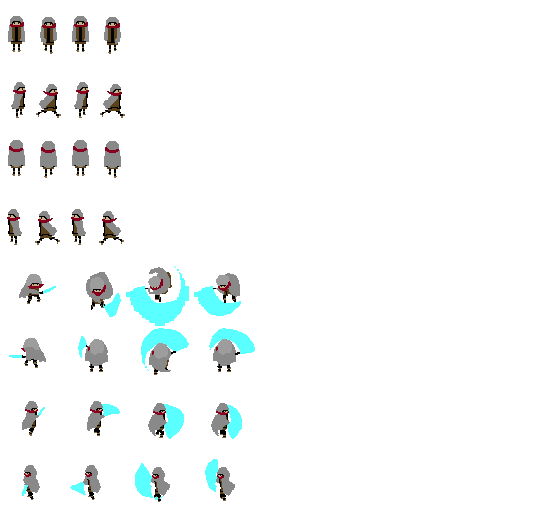
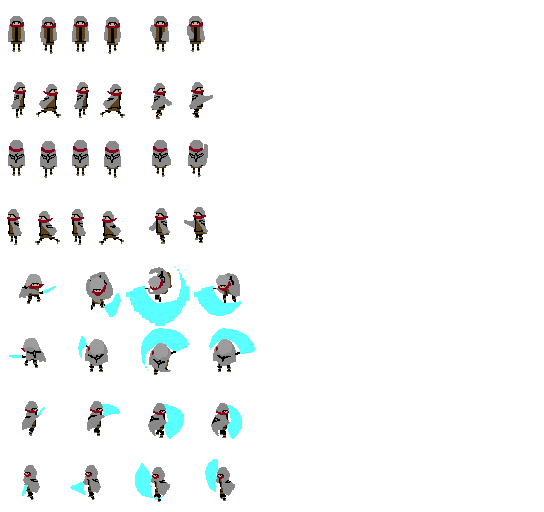
Layers edited between the first and the second 544px x 512px image:
renamed "Sword Left" to "Layer 4", painted on it over [9, 16, 234, 483]
removed layer "Sword Right" over [25, 415, 220, 424]
removed layer "Sword Back" over [27, 350, 231, 368]
removed layer "Sword Front" over [22, 271, 234, 289]
removed layer "Left" over [9, 95, 120, 228]
removed layer "Right" over [14, 95, 114, 101]
removed layer "Back" over [9, 153, 120, 163]
